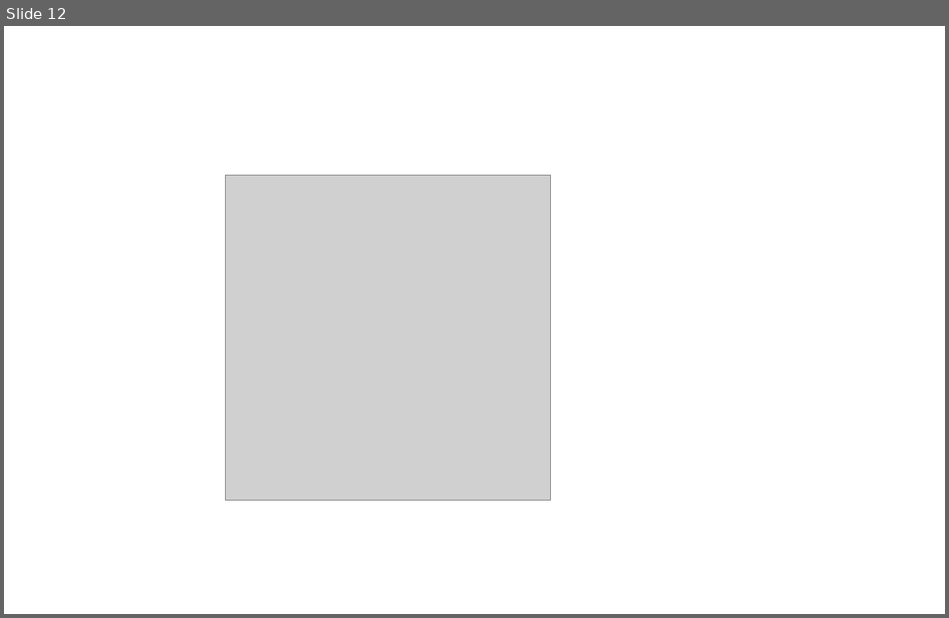
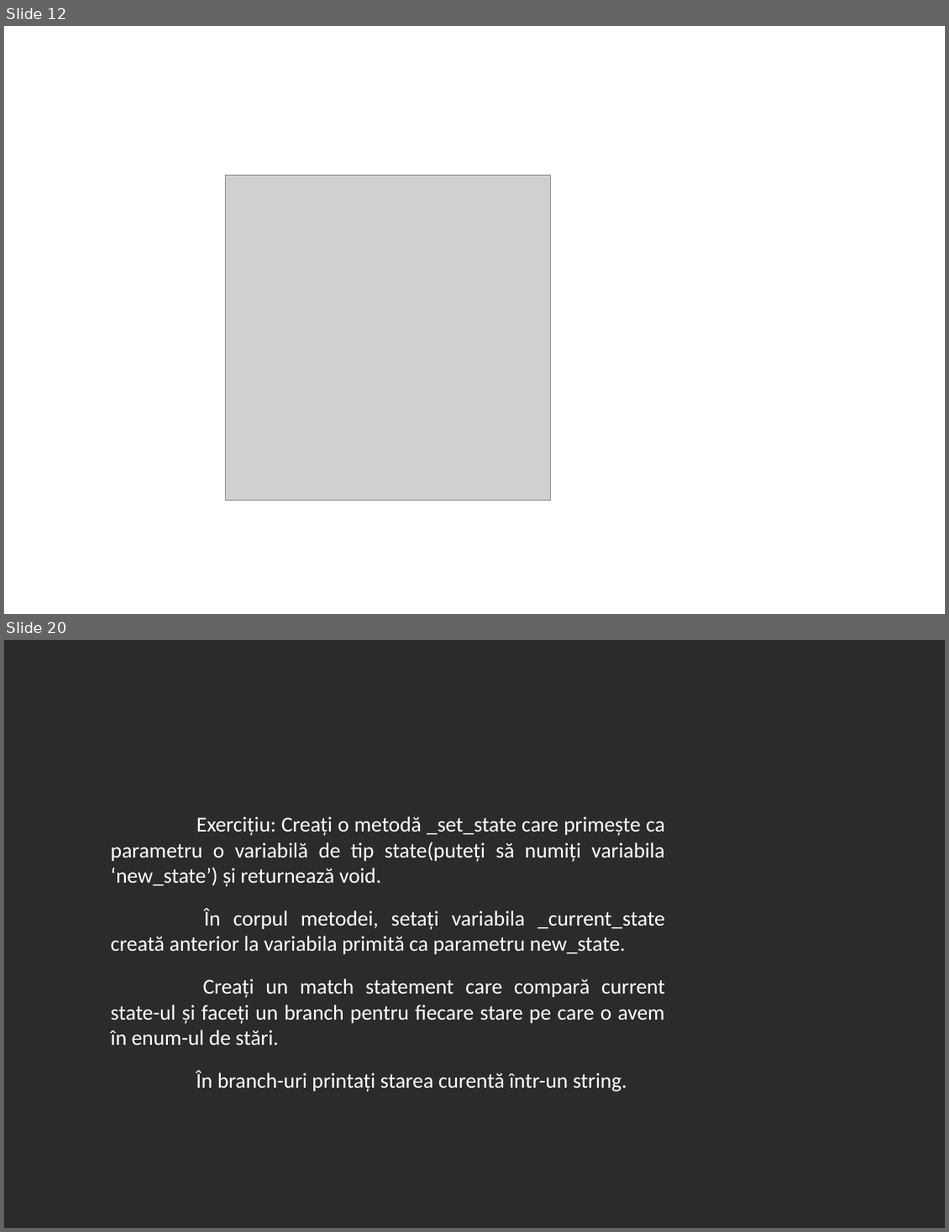
Before and after one commit to 0xspiderr/gdc-upt-presentations, a slide deck: presentation_3/presentation_3.odp. Shown one above the other, each under a label of ours: slide 12 before the commit, slides 12 and 20 after it; the slides between them are not shown. The pictures are 949x618 and 949x1232 pixels, drawn with LibreOffice and Linux fonts; fonts in the diff are those of the drawing; grey boxes stand for pictures; background and template pictures are left out; a plain dark background stands for a picture behind light text. Boxes give left, top, right and bottom in pixels: in the first picture for what was removed or moved away, otherwise in the second. Text is boxed around its words. In the diff, an @@ line names an element or a change of style, - is before the commit and + after.

```diff
--- a/presentation_3/presentation_3.odp
+++ b/presentation_3/presentation_3.odp
@@ slide 20 added at (4,640,945,1228), background picture (left out) @@
@@ text added at (111,816,665,1092), 18 pt, text #FFFFFF @@
+Exercițiu: Creați o metodă _set_state care primește ca parametru o variabilă de tip state(puteți să numiți variabila ‘new_state’) și returnează void.
+În corpul metodei, setați variabila _current_state creată anterior la variabila primită ca parametru new_state.
+Creați un match statement care compară current state-ul și faceți un branch pentru fiecare stare pe care o avem în enum-ul de stări.
+În branch-uri printați starea curentă într-un string.
```
Also in this commit, not shown: 13 other slides added, 6 other files.
